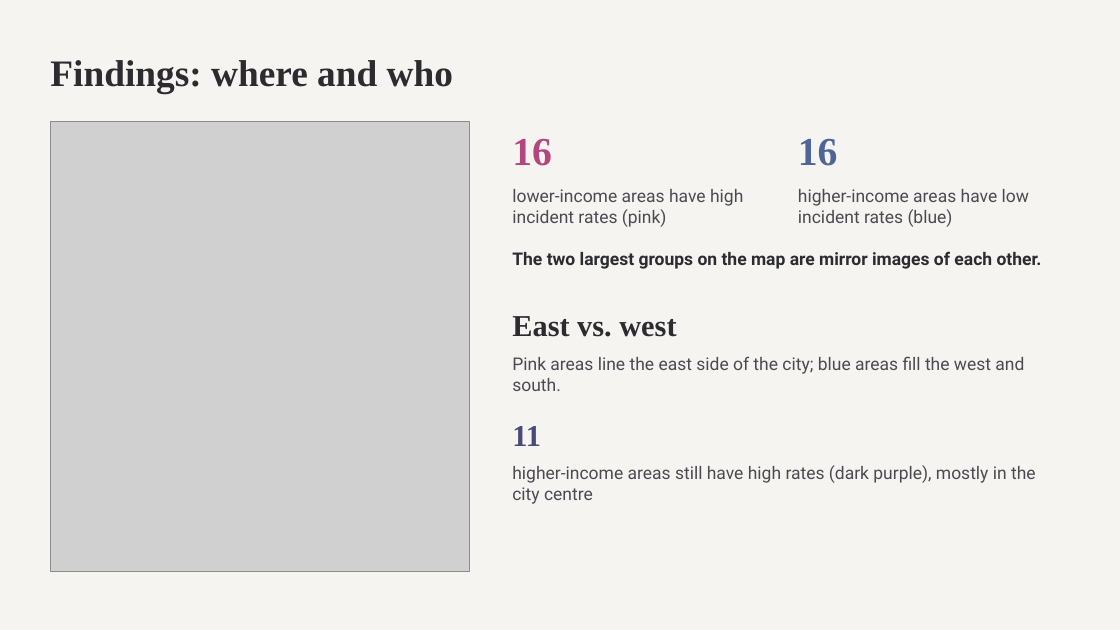
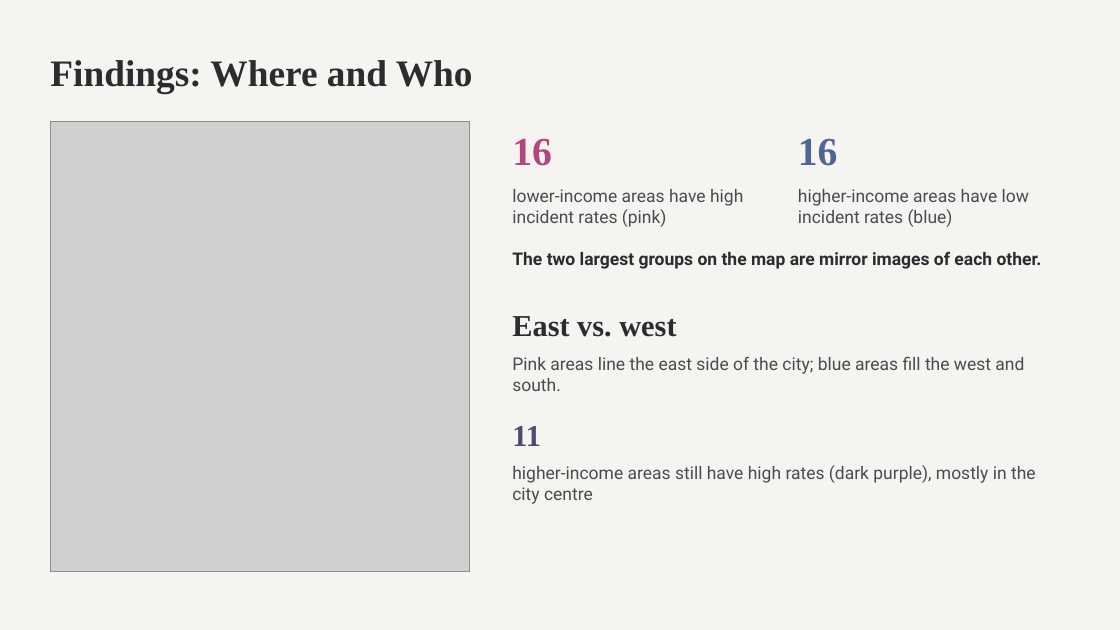
Before and after one commit to AdrianJulve/calgary-traffic-dashboard, a slide deck: slide 7 of Calgary Traffic Midpoint Presentation.pptx. Drawn at 1120x630 pixels with LibreOffice and Linux fonts; fonts in the diff are those of the drawing; grey boxes stand for pictures. Boxes give left, top, right and bottom in pixels: in the first picture for what was removed or moved away, otherwise in the second. Text is boxed around its words. In the diff, an @@ line names an element or a change of style, - is before the commit and + after.

Commit message:
added rest of group member names; added references; fixed title capitalization

```diff
--- a/Calgary Traffic Midpoint Presentation.pptx
+++ b/Calgary Traffic Midpoint Presentation.pptx
@@ title at bbox=[50, 60, 473, 93]: text changed @@
-Findings: where and who
+Findings: Where and Who
```
Also in this commit, not shown: 7 other slides changed, 1 slide added.
